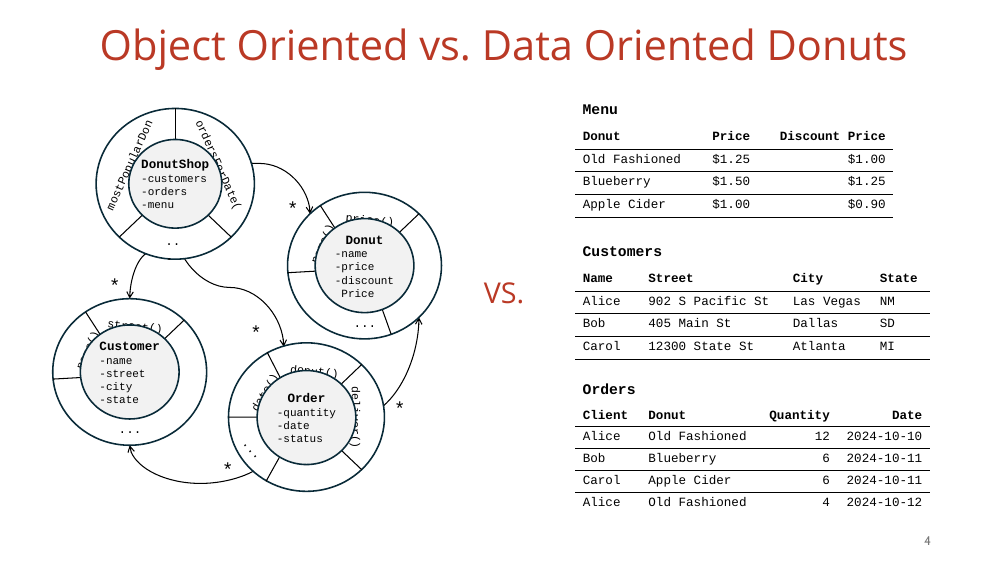
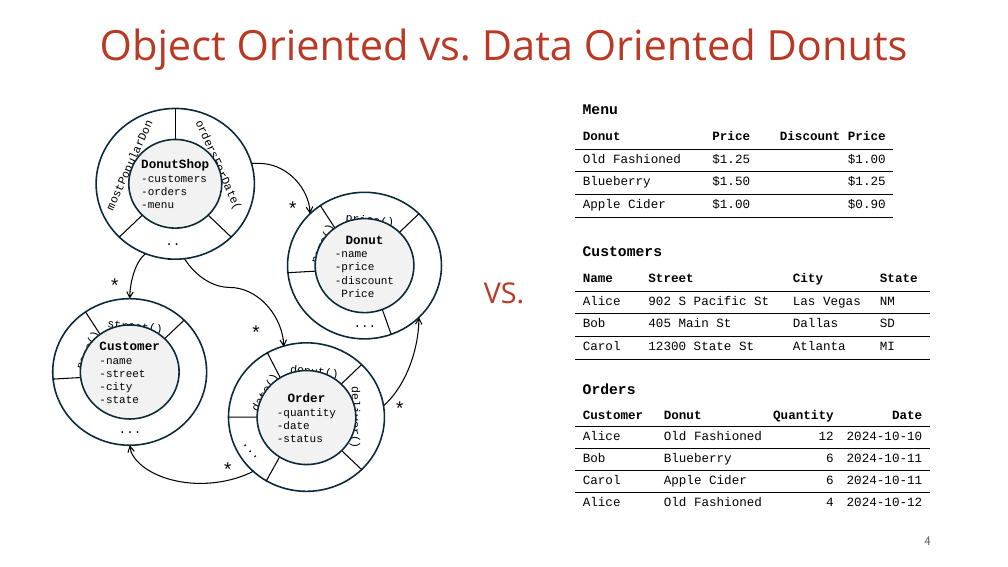
Before and after one commit to vmzakharov/missing-dataframe-talk, a slide deck: slide 4 of presentation/Missing_Dataframe_Long.pptx. Drawn at 1008x567 pixels with LibreOffice and Linux fonts; fonts in the diff are those of the drawing. Boxes give left, top, right and bottom in pixels: in the first picture for what was removed or moved away, otherwise in the second. Text is boxed around its words. In the diff, an @@ line names an element or a change of style, - is before the commit and + after.

Commit message:
minor slide changes

```diff
--- a/presentation/Missing_Dataframe_Long.pptx
+++ b/presentation/Missing_Dataframe_Long.pptx
@@ table at [575,405,930,519] @@
-row 1, column 1: Client
+row 1, column 1: Customer
```
Also in this commit, not shown: 1 other slide changed, 1 other file.
